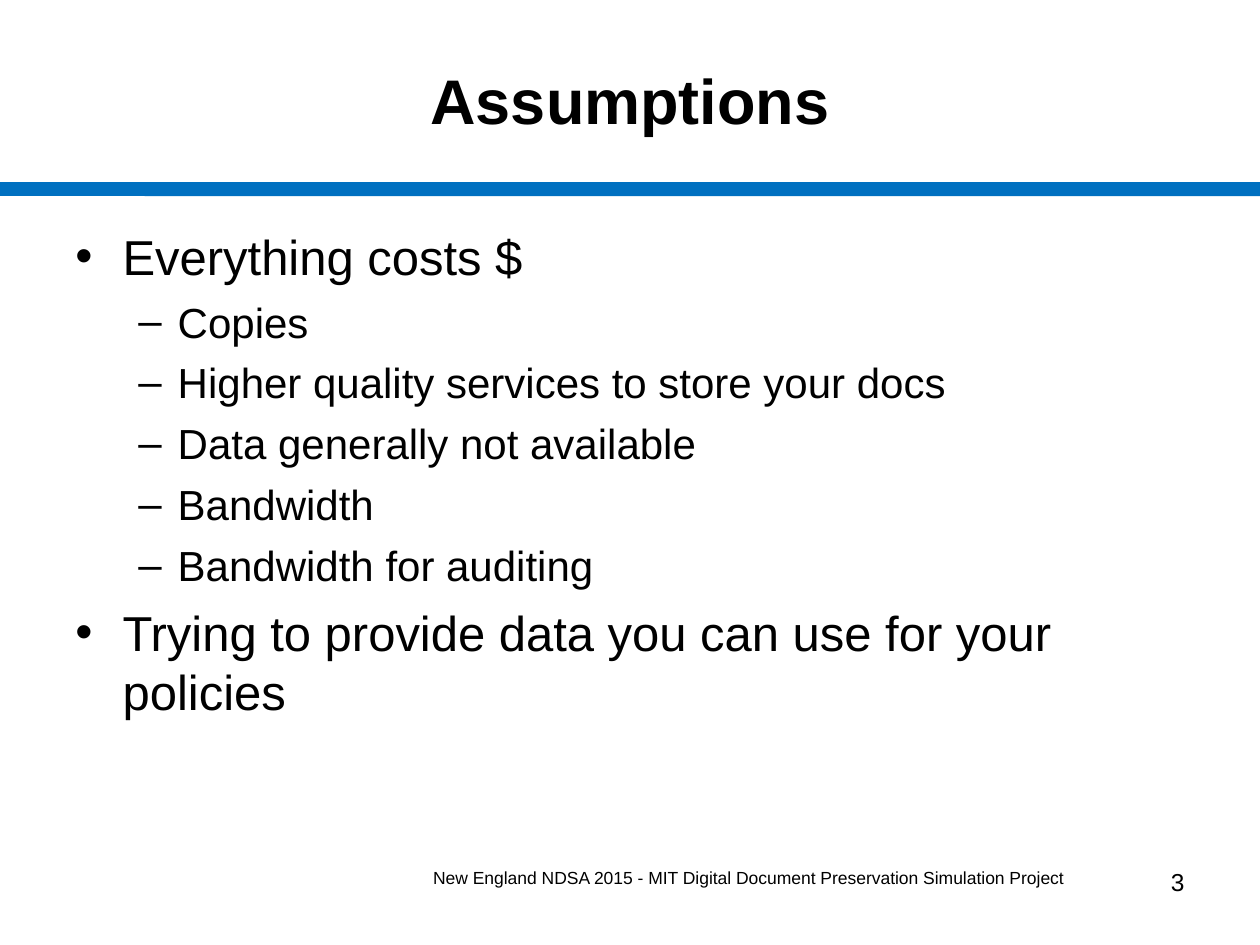
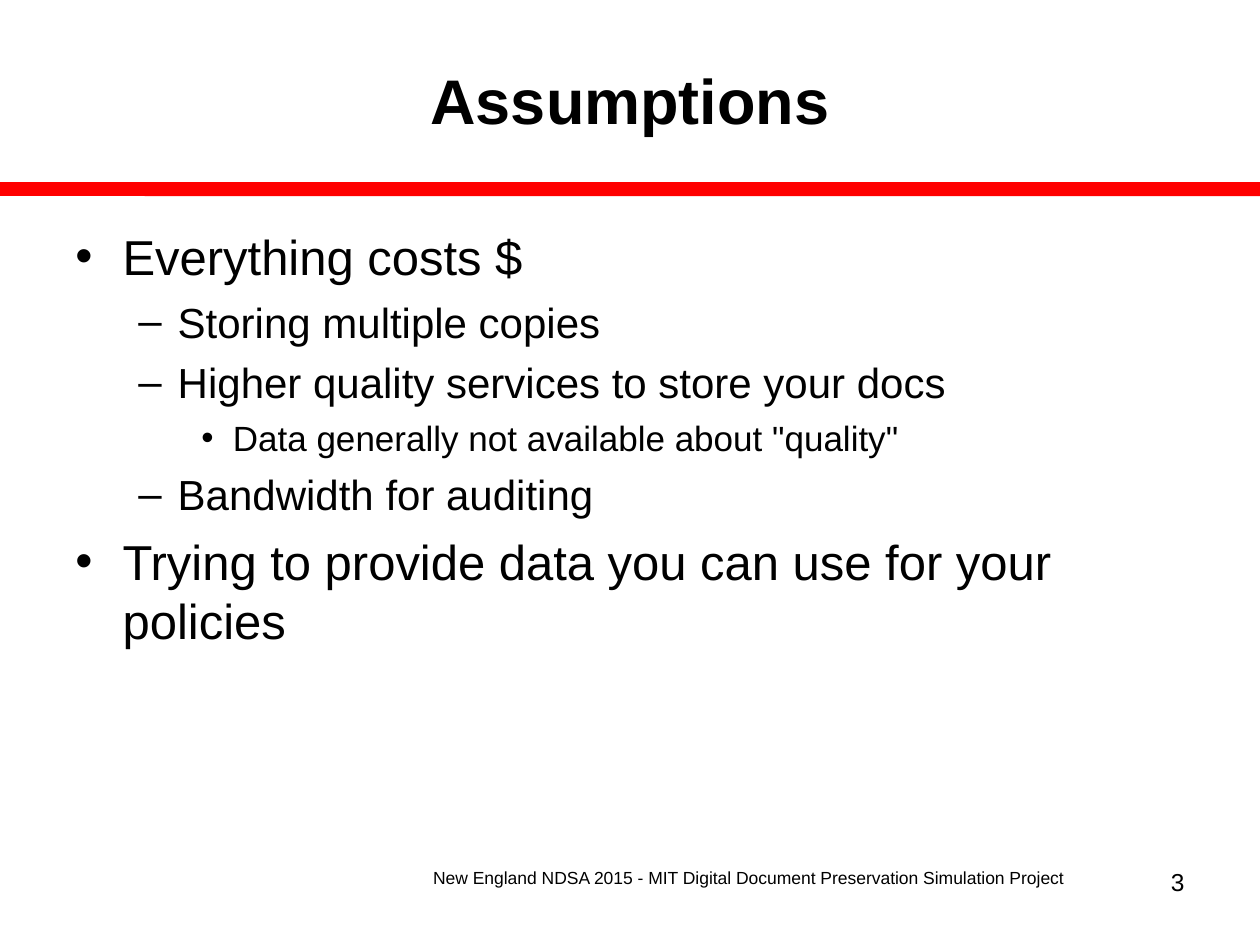
Before and after one commit to MIT-Informatics/PreservationSimulation, a slide deck: slide 3 of shelf/docs/Slides_NewEnglandNDSA.ppt. Drawn at 1260x945 pixels with LibreOffice and Linux fonts; fonts in the diff are those of the drawing. Boxes give left, top, right and bottom in pixels: in the first picture for what was removed or moved away, otherwise in the second. Text is boxed around its words. In the diff, an @@ line names an element or a change of style, - is before the commit and + after.

```diff
--- a/shelf/docs/Slides_NewEnglandNDSA.ppt
+++ b/shelf/docs/Slides_NewEnglandNDSA.ppt
@@ line (0, 189) - (1260, 189): stroke #0070C0 7.99 pt to #FF0000 7.99 pt @@
@@ text at (178,307,600,346): text changed @@
-  – Copies
+  – Storing multiple copies
@@ text at (233,425,898,457): text changed; size 24 to 20 pt @@
-  – Data generally not available
-  – Bandwidth
+    • Data generally not available about "quality"
```
Also in this commit, not shown: 16 other slides changed, 1 other file.
